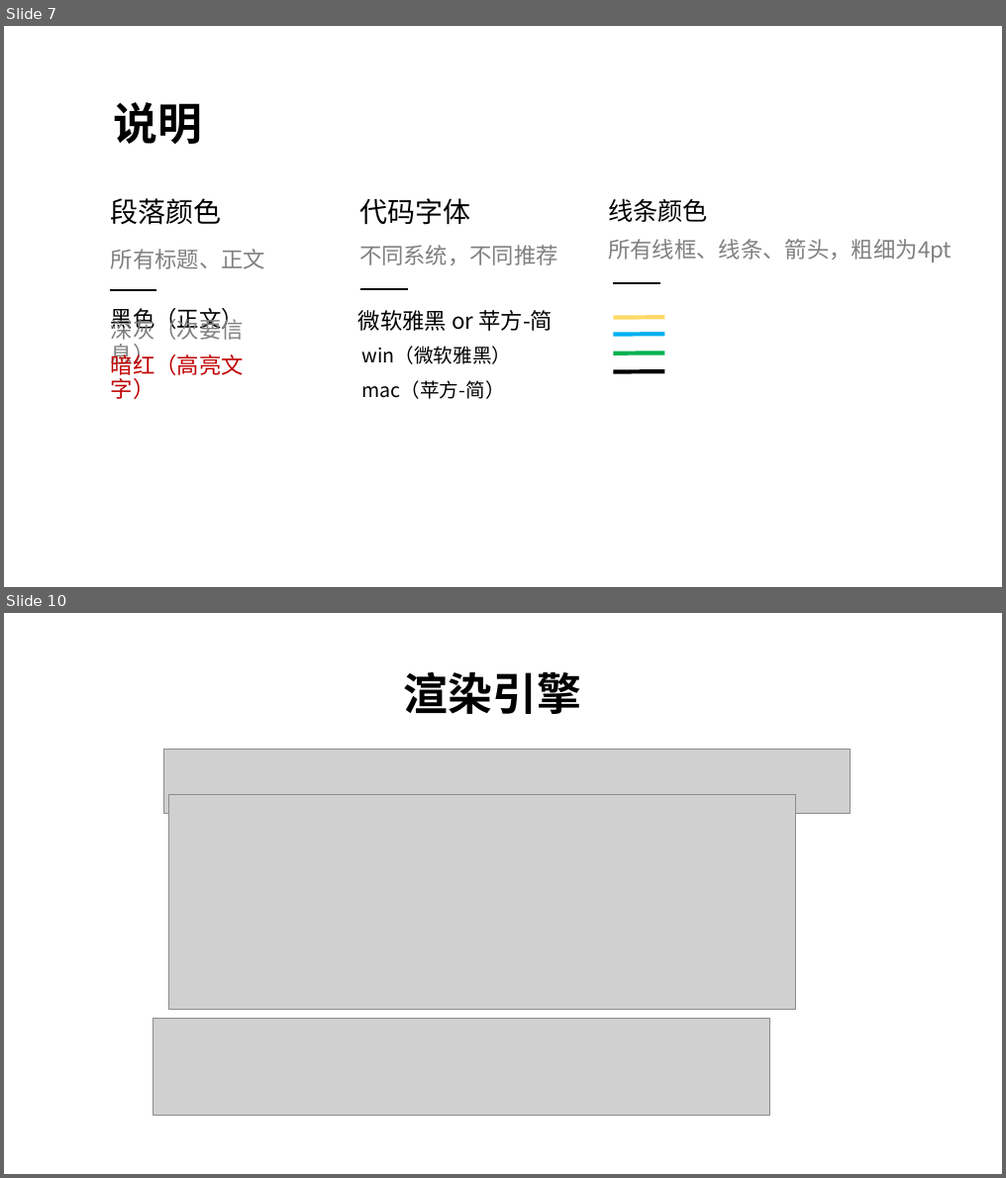
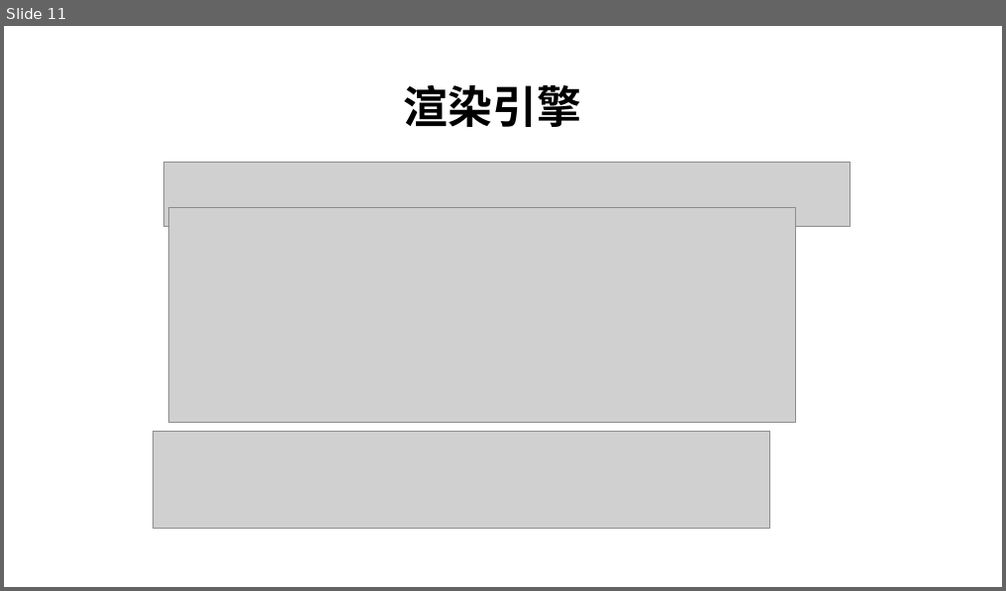
Before and after one commit to RubyLouvre/tx-todolist, a slide deck: TodoList.pptx. Shown one above the other, each under a label of ours: slides 7 and 10 before the commit, slide 11 after it; the slides between them are not shown. The pictures are 1006x1178 and 1006x591 pixels, drawn with LibreOffice and Linux fonts; fonts in the diff are those of the drawing; grey boxes stand for pictures; background and template pictures are left out. Boxes give left, top, right and bottom in pixels: in the first picture for what was removed or moved away, otherwise in the second. Text is boxed around its words. In the diff, an @@ line names an element or a change of style, - is before the commit and + after.

```diff
--- a/TodoList.pptx
+++ b/TodoList.pptx
@@ slide 7 removed at (x1=4, y1=26, x2=1002, y2=587), background #FFFFFF @@
@@ title removed at (x1=113, y1=102, x2=202, y2=144) @@
-说明
@@ text removed at (x1=111, y1=198, x2=222, y2=225) @@
-段落颜色
@@ text removed at (x1=359, y1=198, x2=470, y2=225) @@
-代码字体
@@ text removed at (x1=608, y1=198, x2=708, y2=222) @@
-线条颜色
@@ text removed at (x1=111, y1=249, x2=265, y2=270) @@
-所有标题、正文
@@ text removed at (x1=359, y1=245, x2=558, y2=266) @@
-不同系统，不同推荐
@@ text removed at (x1=608, y1=239, x2=951, y2=263) @@
-所有线框、线条、箭头，粗细为4pt
@@ line removed from (110, 290) to (156, 290) @@
@@ line removed from (360, 289) to (408, 289) @@
@@ line removed from (614, 283) to (660, 283) @@
@@ text removed at (x1=111, y1=308, x2=244, y2=333) @@
-黑色（正文）
@@ text removed at (x1=111, y1=316, x2=244, y2=368) @@
-深灰（次要信息）
@@ text removed at (x1=358, y1=310, x2=552, y2=331) @@
-微软雅黑 or 苹方-简
@@ line removed from (614, 317) to (664, 317) @@
@@ text removed at (x1=111, y1=352, x2=244, y2=399) @@
-暗红（高亮文字）
@@ text removed at (x1=361, y1=346, x2=511, y2=365) @@
-win（微软雅黑）
@@ line removed from (614, 334) to (664, 334) @@
@@ text removed at (x1=361, y1=380, x2=504, y2=399) @@
-mac（苹方-简）
@@ line removed from (614, 354) to (664, 354) @@
@@ line removed from (614, 372) to (664, 372) @@
@@ what was slide 10 is now slide 11 @@
```
Also in this commit, not shown: 6 slides changed, 3 slides added, 1 other slide removed, 2 other files.
